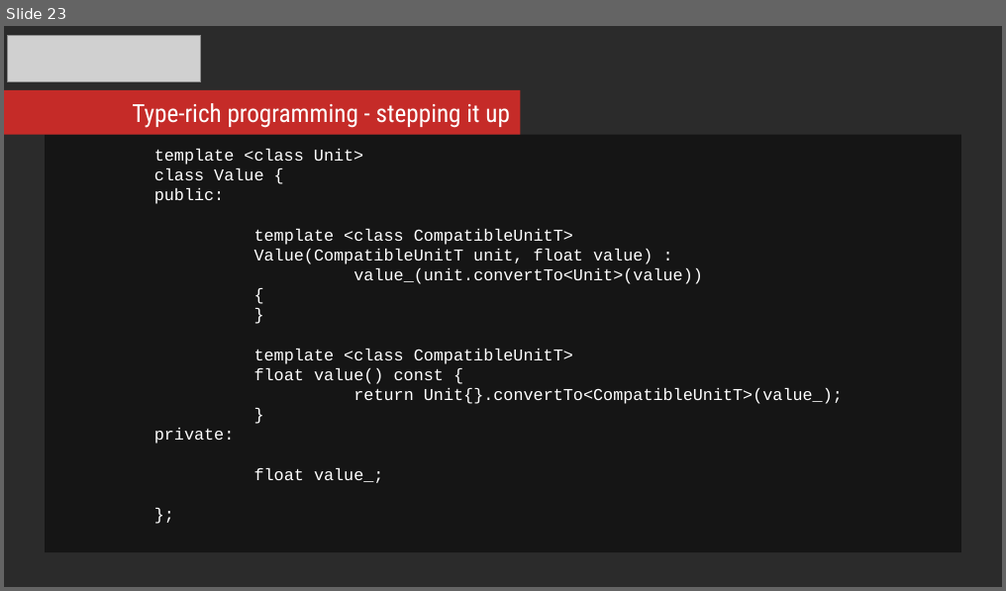
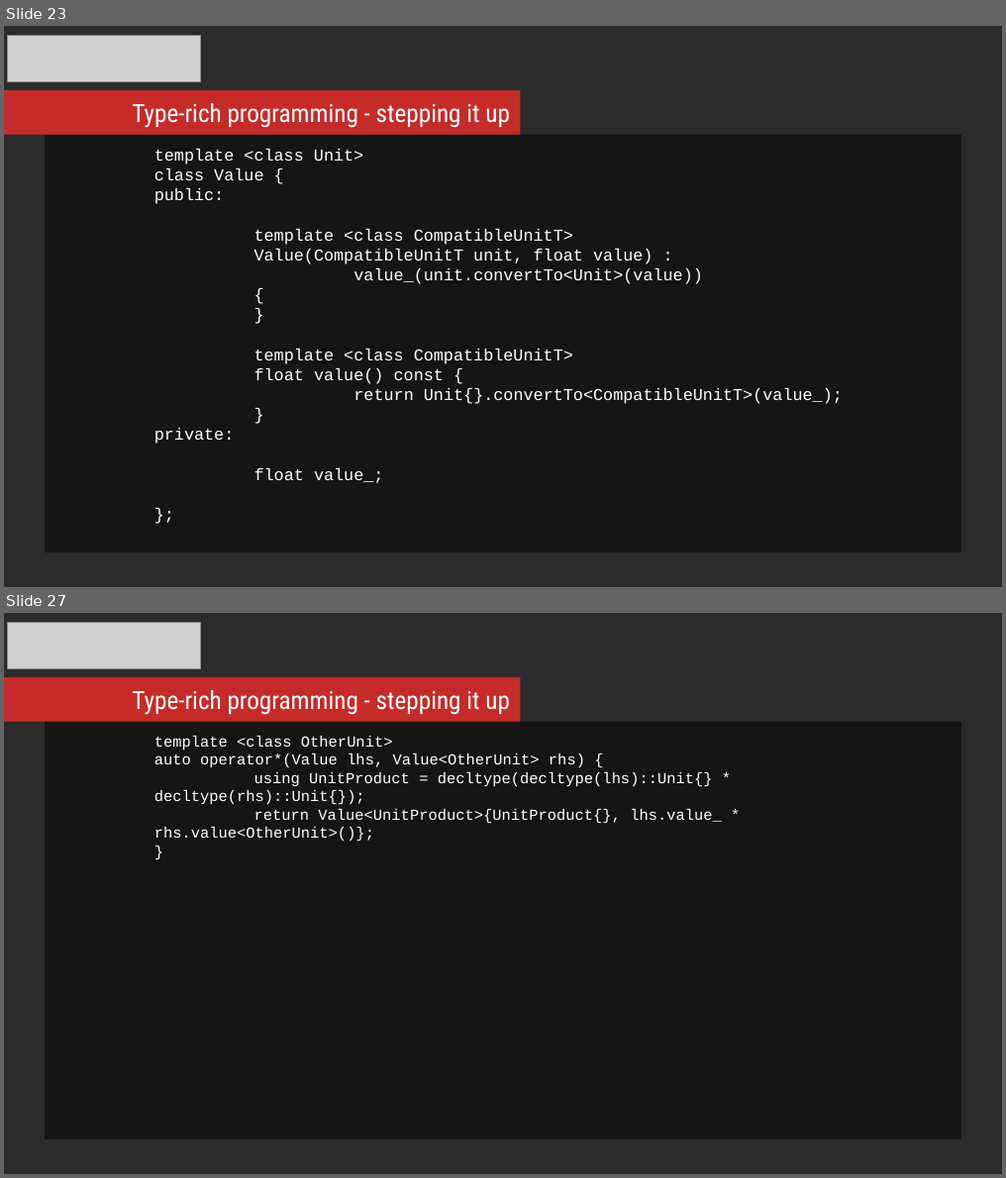
Before and after one commit to mikosz/type-safety, a slide deck: ask-not-what-you-can-do-for-the-compiler.odp. Shown one above the other, each under a label of ours: slide 23 before the commit, slides 23 and 27 after it; the slides between them are not shown. The pictures are 1006x591 and 1006x1178 pixels, drawn with LibreOffice and Linux fonts; fonts in the diff are those of the drawing; grey boxes stand for pictures; background and template pictures are left out; a plain dark background stands for a picture behind light text. Boxes give left, top, right and bottom in pixels: in the first picture for what was removed or moved away, otherwise in the second. Text is boxed around its words. In the diff, an @@ line names an element or a change of style, - is before the commit and + after.

Commit message:
Fixed compilation benchmark templates. Finished slides for unit

```diff
--- a/ask-not-what-you-can-do-for-the-compiler.odp
+++ b/ask-not-what-you-can-do-for-the-compiler.odp
@@ slide 27 added at [4,613,1002,1174], background picture (left out) @@
@@ picture added at [8,622,202,668] @@
@@ rectangle added at [4,677,520,721], fill #C52B28 @@
@@ text added at [132,690,510,715], 18 pt, text #FFFFFF @@
+Type-rich programming - stepping it up
@@ rectangle added at [45,722,961,1140], fill #000000 at 51% opacity, 11 pt, text #FFFFFF @@
+template <class OtherUnit>
+auto operator*(Value lhs, Value<OtherUnit> rhs) {
+using UnitProduct = decltype(decltype(lhs)::Unit{} * decltype(rhs)::Unit{});
+return Value<UnitProduct>{UnitProduct{}, lhs.value_ * rhs.value<OtherUnit>()};
+}
```
Also in this commit, not shown: 3 other slides added, 4 other files.
